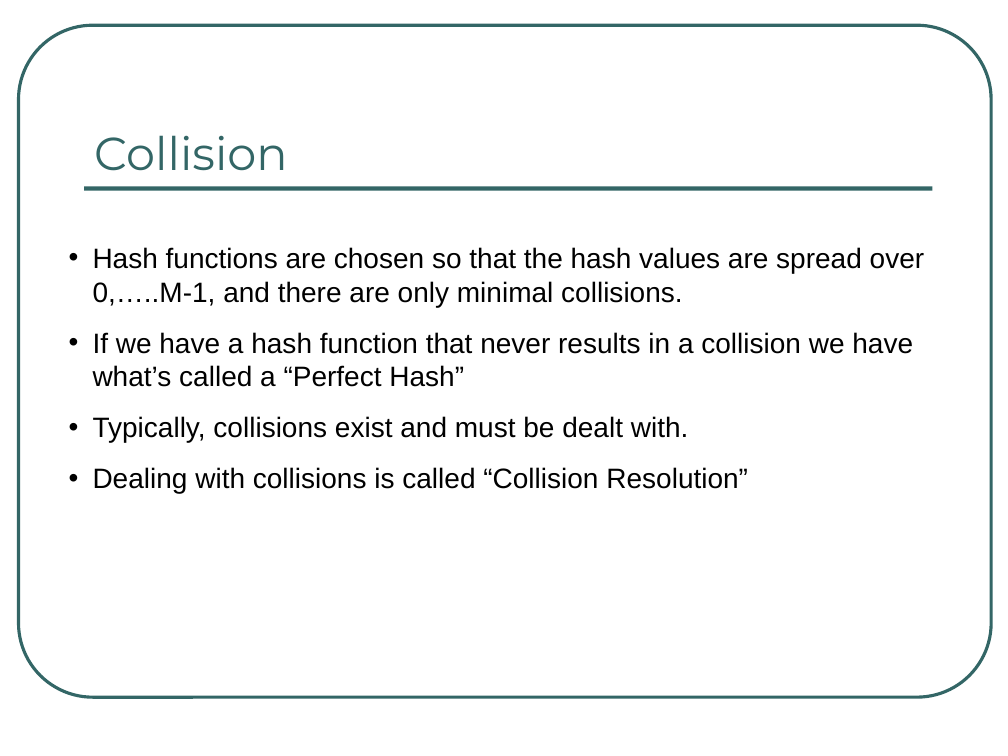
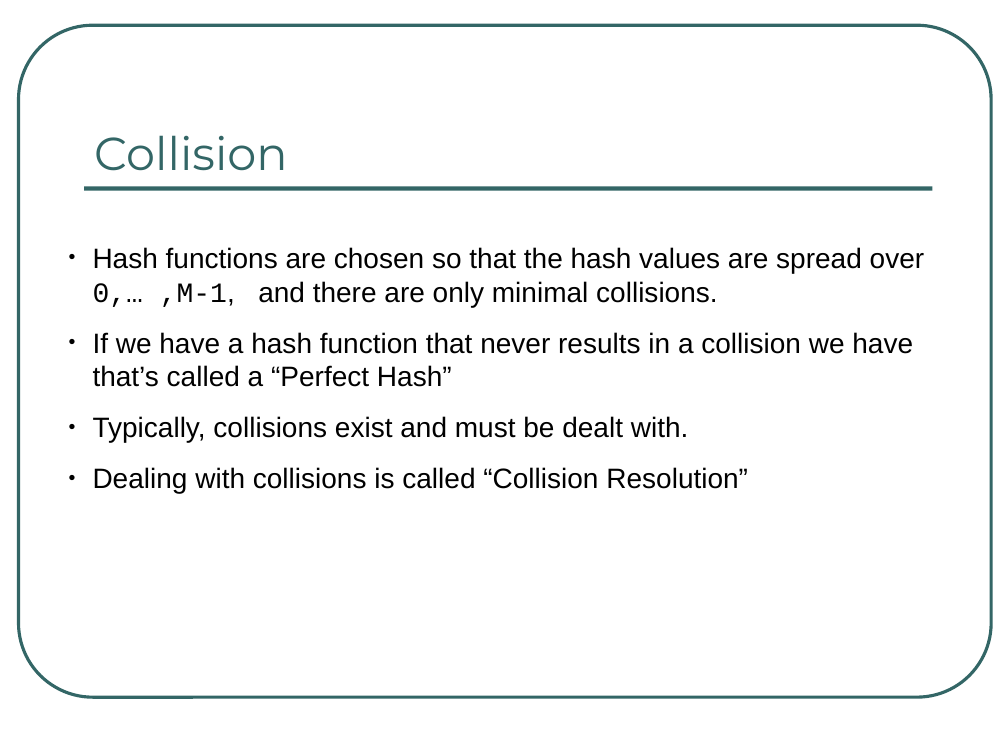
Before and after one commit to rugbyprof/3013-Algorithms, a slide deck: slide 11 of Trunk/Resources/LectureMaterial/Hashing.ppt. Drawn at 1008x756 pixels with LibreOffice and Linux fonts; fonts in the diff are those of the drawing. Boxes give left, top, right and bottom in pixels: in the first picture for what was removed or moved away, otherwise in the second. Text is boxed around its words. In the diff, an @@ line names an element or a change of style, - is before the commit and + after.

```diff
--- a/Trunk/Resources/LectureMaterial/Hashing.ppt
+++ b/Trunk/Resources/LectureMaterial/Hashing.ppt
@@ text at (93,247,925,387): text changed @@
-• Hash functions are chosen so that the hash values are spread over 0,…..M-1, and there are only minimal collisions.
-• If we have a hash function that never results in a collision we have what’s called a “Perfect Hash”
+• Hash functions are chosen so that the hash values are spread over
+  0,… ,M-1, and there are only minimal collisions.
+• If we have a hash function that never results in a collision we have that’s called a “Perfect Hash”
```
Also in this commit, not shown: 11 other slides changed, 6 other files.
